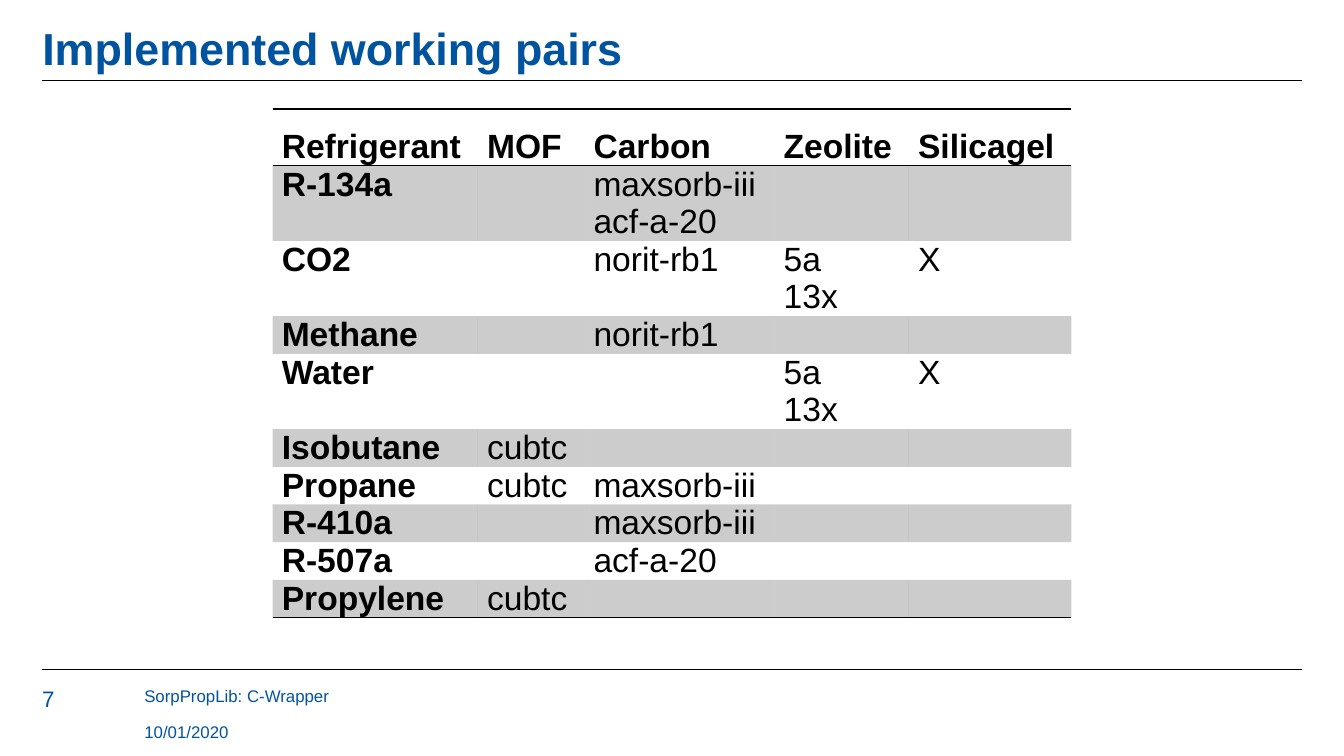
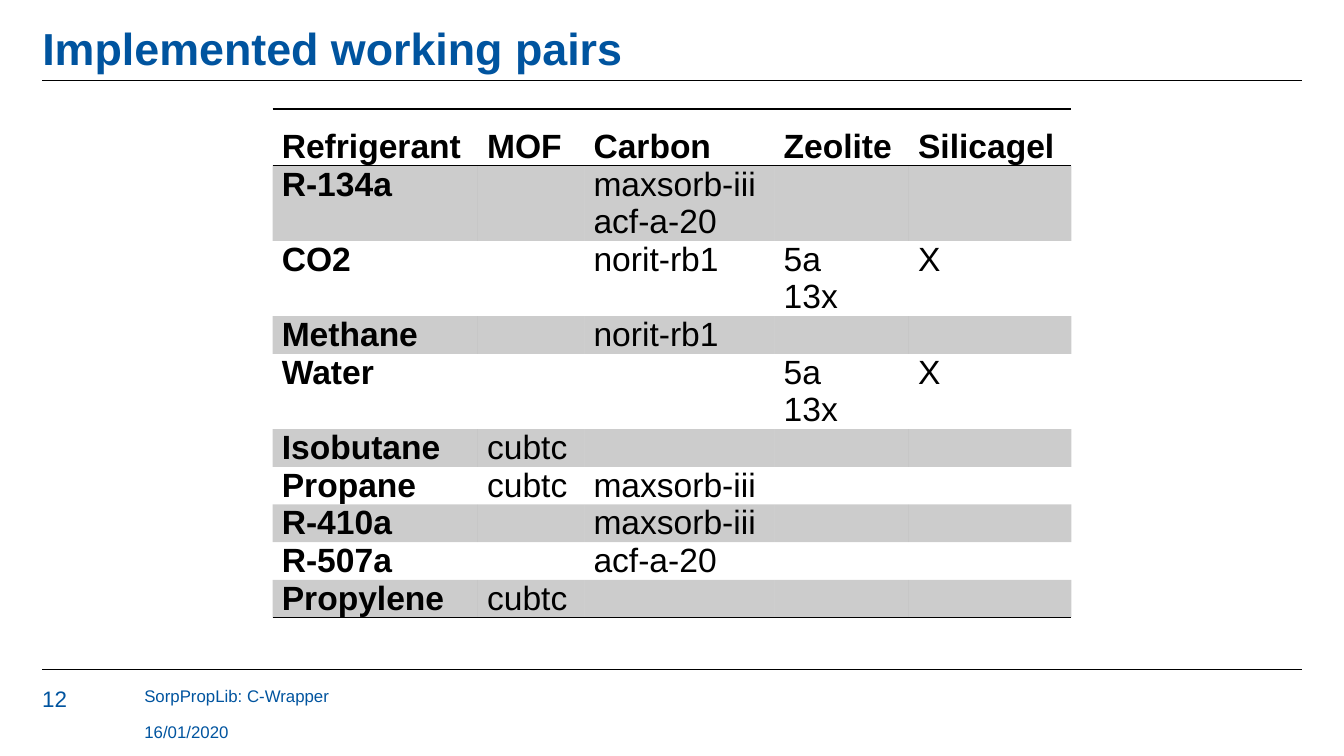
Before and after one commit to carlesRT/sorpproplib_JSON, a slide deck: slide 12 of c_wrapper/SorpPropLib_CWrapper.pptx (slide 7 before the commit). Drawn at 1344x756 pixels with LibreOffice and Linux fonts; fonts in the diff are those of the drawing; background and template pictures are left out. Boxes give left, top, right and bottom in pixels: in the first picture for what was removed or moved away, otherwise in the second. Text is boxed around its words. In the diff, an @@ line names an element or a change of style, - is before the commit and + after.

```diff
--- a/c_wrapper/SorpPropLib_CWrapper.pptx
+++ b/c_wrapper/SorpPropLib_CWrapper.pptx
@@ page number at (42, 691, 67, 707): text changed @@
-7
+12
@@ text at (144, 725, 228, 739): text changed @@
-10/01/2020
+16/01/2020
```
Also in this commit, not shown: 6 other slides changed, 7 slides added, 7 slides removed.
